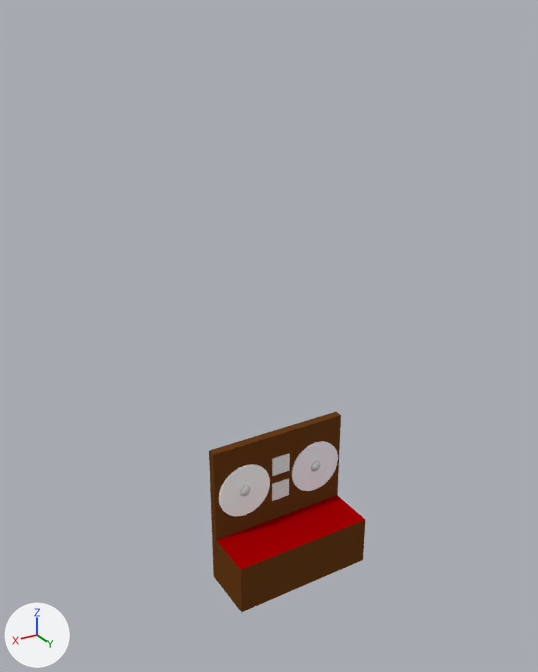
One commit to the Blender file theroom/models/museum/montre_skjold.blend: the scene before it, then after it.
Camera for both pictures: a 50 mm camera at (8.67, 13.1, 13.62) aimed at (0.54, -0.46, 6.84). Arrows for +X, +Y and +Z are at lower left; the lights stay in place.
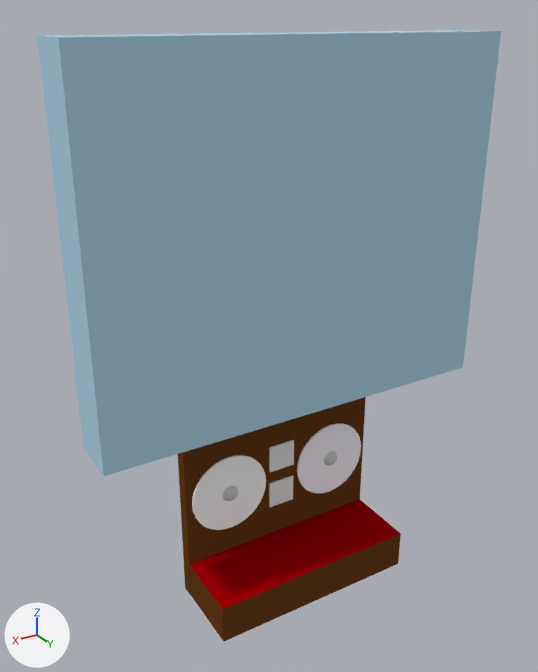
Where the newer file only moved an object's origin or applied its transform, the numbers keep the older frame.

Changed parts and their boxes (x1, y1, x2, y2) in the pictures (538 x 672 px):
'glass', shown (blue): after (37, 30, 501, 476)
'Cube.002', mesh rescaled (42% wider, 21% taller): before (216, 495, 365, 612); after (189, 499, 401, 641)
'Cube.001', mesh rescaled (42% wider, 16% taller): before (209, 412, 341, 582); after (178, 397, 366, 595)
'Cylinder', moved, rescaled (44% wider, 43% taller): before (219, 464, 270, 516); after (192, 455, 266, 530)
'Cylinder.001', moved, rescaled (38% wider, 39% taller): before (292, 441, 338, 491); after (297, 423, 361, 493)
'Cube', moved, rescaled (37% wider, 38% taller): before (272, 453, 290, 476); after (269, 440, 294, 472)
'Cube.003', moved, rescaled (39% wider, 38% taller): before (272, 478, 289, 501); after (269, 475, 293, 507)

The change, as a list of edits to the scene's bpy script:
```text
Change me_cube_002:
    where me_cube_002.from_pydata(...)  # 8 vertices, 6 faces; spans x -1.0..1.0, y -1.0..1.0, z -1.0..1.0
    used by ob_cube_002; location = (0.01, -0.19, 0.7); scale = (1.89, 0.667, 0.667)
    me_cube_002 part 1: the whole mesh is scaled about its middle by (1.41, 1.41, 0.749), then moved by (0.0, 0.41, -0.35)
Change me_cube_001:
    where me_cube_001.from_pydata(...)  # 8 vertices, 6 faces; spans x -1.0..1.0, y -1.0..1.0, z -1.28..0.4
    used by ob_cube_001; location = (0.01, -0.9, 2.98); scale = (1.89, 0.113, 2.29)
    me_cube_001 part 2: the whole mesh is scaled about its middle by (1.41, 1.41, 1.19), then moved by (0.0, -0.21, 0.13)
Change me_cube:
    where me_cube.from_pydata(...)  # 8 vertices, 6 faces; spans x -1.0..1.0, y -1.0..1.0, z -1.0..0.4
    used by ob_glass; location = (0.01, -0.22, 2.99); scale = (1.87, 0.667, 2.27)
    me_cube part 3: the whole mesh is scaled about its middle by (2.64, 0.942, 2.59), then moved by (0.01, 0.04, 3.02)
Change ob_cylinder_001:
    ob_cylinder_001.location: (-1.07, -0.76, 2.6) -> (-1.52, -0.72, 2.72)
    ob_cylinder_001.scale: (0.73, 0.73, 0.0164) -> (1.03, 1.03, 0.0233)
Change ob_cylinder:
    ob_cylinder.location: (1.07, -0.76, 2.6) -> (1.51, -0.72, 2.72)
    ob_cylinder.scale: (0.73, 0.73, 0.0164) -> (1.03, 1.03, 0.0233)
Change ob_cube_003:
    ob_cube_003.location: (0.0, -0.77, 2.24) -> (0.0, -0.74, 2.21)
    ob_cube_003.scale: (0.255, 0.0145, 0.255) -> (0.361, 0.0205, 0.361)
Change ob_cube:
    ob_cube.location: (-0.01, -0.77, 3.0) -> (-0.01, -0.74, 3.28)
    ob_cube.scale: (0.255, 0.0145, 0.255) -> (0.361, 0.0205, 0.361)
Change ob_glass:
    remove ob_glass.hide_viewport = True
```
